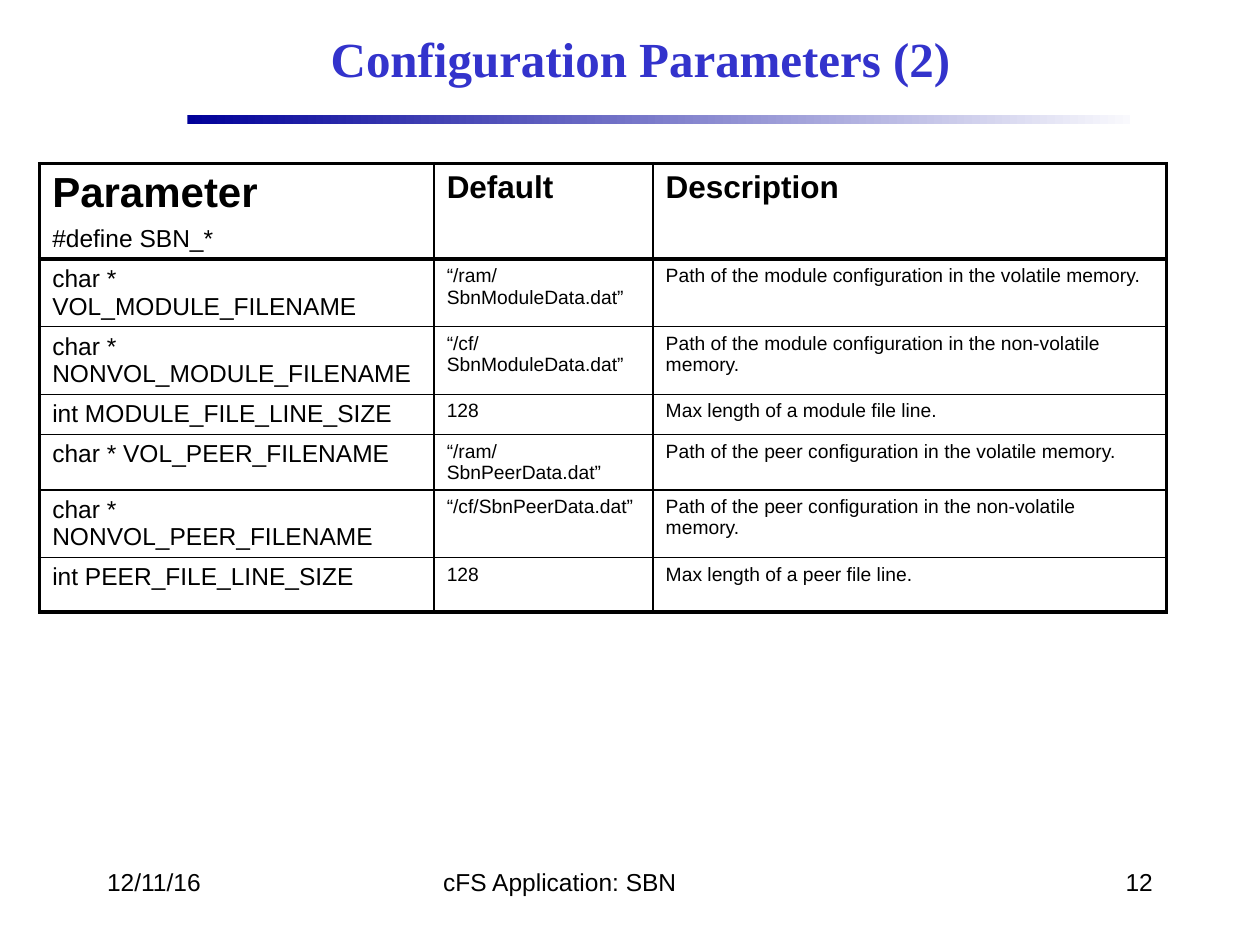
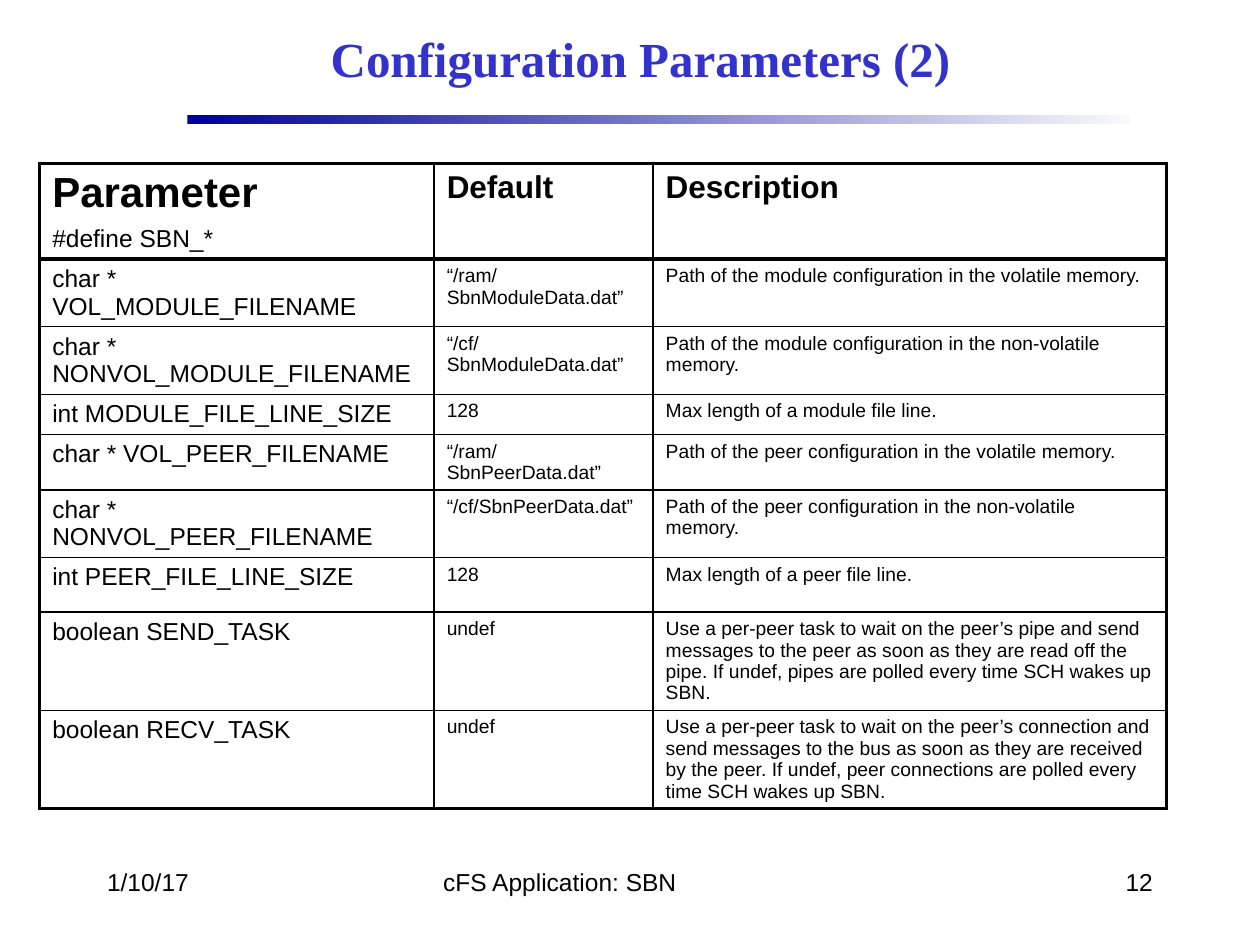
Before and after one commit to nasa/SBN, a slide deck: slide 12 of docs/SBN_Design.pptx. Drawn at 1260x945 pixels with LibreOffice and Linux fonts; fonts in the diff are those of the drawing; background and template pictures are left out. Boxes give left, top, right and bottom in pixels: in the first picture for what was removed or moved away, otherwise in the second. Text is boxed around its words. In the diff, an @@ line names an element or a change of style, - is before the commit and + after.

```diff
--- a/docs/SBN_Design.pptx
+++ b/docs/SBN_Design.pptx
@@ table at (x1=39, y1=164, x2=1167, y2=845) @@
+row 8: boolean SEND_TASK | undef | Use a per-peer task to wait on the peer’s pipe and send messages to the peer as soon as they are read off the pipe. If undef, pipes are polled every time SCH wakes up SBN.
+row 9: boolean RECV_TASK | undef | Use a per-peer task to wait on the peer’s connection and send messages to the bus as soon as they are received by the peer. If undef, peer connections are polled every time SCH wakes up SBN.
@@ text at (x1=107, y1=873, x2=189, y2=892): text changed @@
-12/11/16
+1/10/17
```
Also in this commit, not shown: 18 other slides changed.
